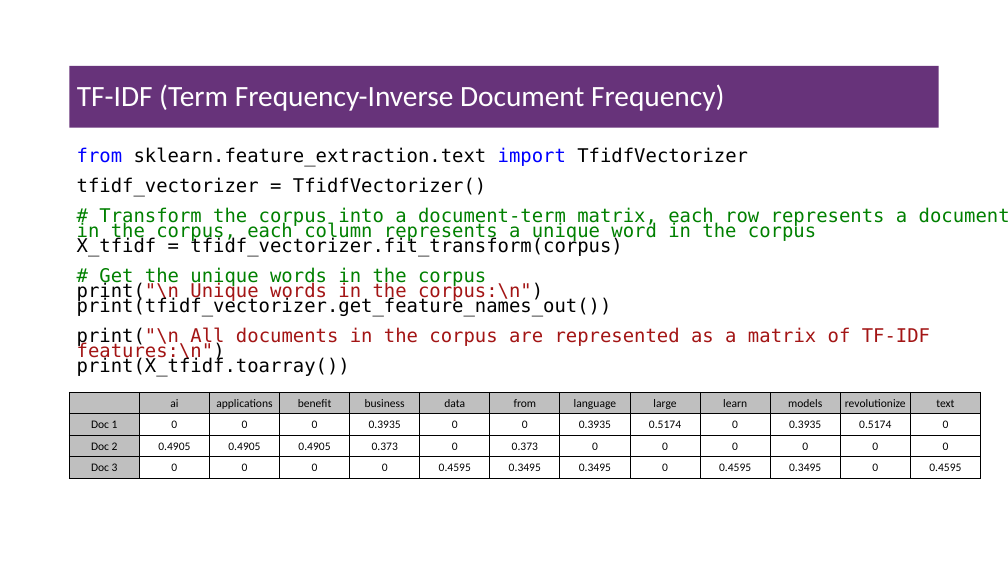
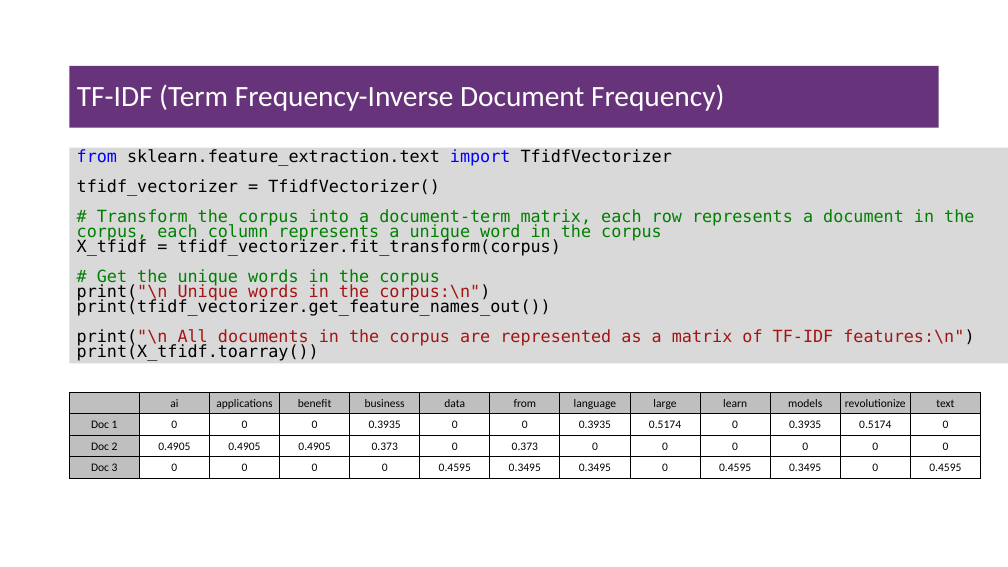
Before and after one commit to msfasha/307307-BI-Methods, a slide deck: slide 25 of 20242-NLP-LLM/lecture notes/Part 1 - Introduction to NLP/1.1-introduction to NLP.pptx (slide 22 before the commit). Drawn at 1008x567 pixels with LibreOffice and Linux fonts; fonts in the diff are those of the drawing; background and template pictures are left out. Boxes give left, top, right and bottom in pixels: in the first picture for what was removed or moved away, otherwise in the second. Text is boxed around its words. In the diff, an @@ line names an element or a change of style, - is before the commit and + after.

```diff
--- a/20242-NLP-LLM/lecture notes/Part 1 - Introduction to NLP/1.1-introduction to NLP.pptx
+++ b/20242-NLP-LLM/lecture notes/Part 1 - Introduction to NLP/1.1-introduction to NLP.pptx
@@ rectangle "from sklearn.feature_extraction.text import TfidfVectorizer": place and size @@
-rectangle "from sklearn.feature_extraction.text import TfidfVectorizer" at <box>77,147,1008,376</box>
+rectangle "from sklearn.feature_extraction.text import TfidfVectorizer" at <box>70,147,1008,364</box>
@@ rectangle "from sklearn.feature_extraction.text import TfidfVectorizer" at <box>70,147,1008,364</box>: size 18 to 16 pt; fill none to #D9D9D9 @@
```
Also in this commit, not shown: 24 other slides changed, 4 slides added, 5 slides removed, 2 other files.
